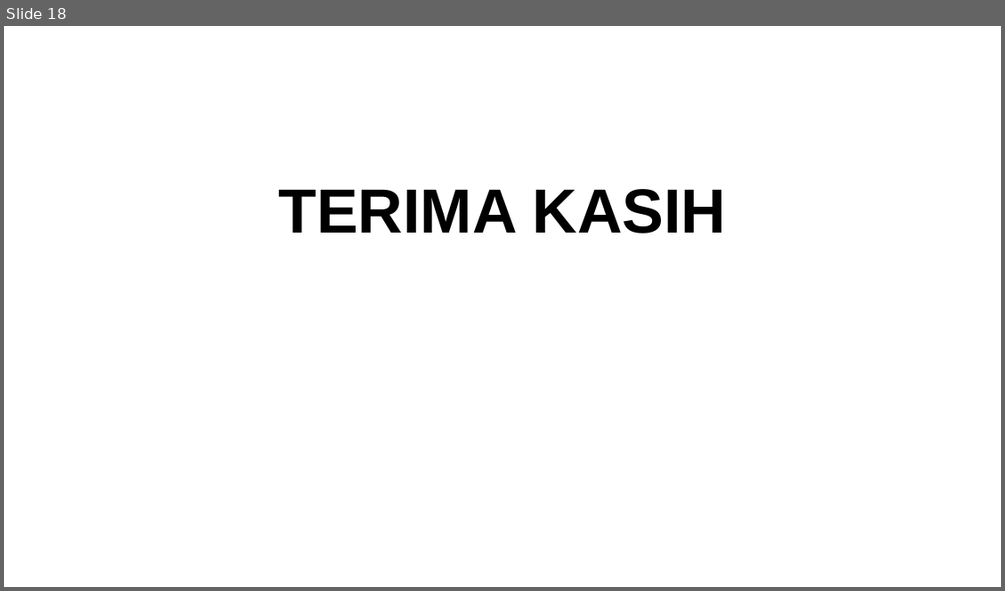
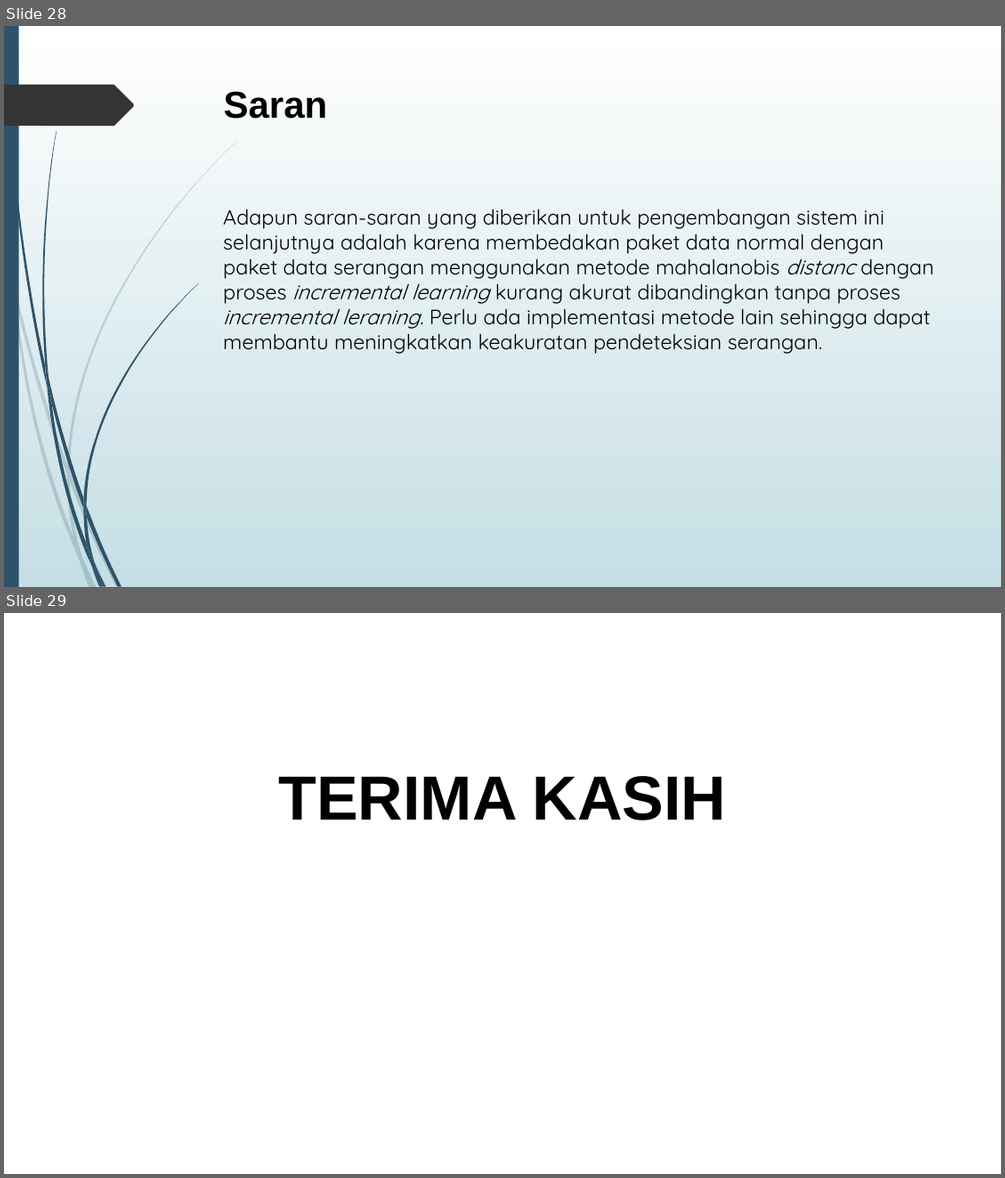
Before and after one commit to agus4171/TA-AJK, a slide deck: TA/5112100036-PPT.pptx. Shown one above the other, each under a label of ours: slide 18 before the commit, slides 28 and 29 after it. The pictures are 1005x591 and 1005x1178 pixels, drawn with LibreOffice and Linux fonts; fonts in the diff are those of the drawing. Boxes give left, top, right and bottom in pixels: in the first picture for what was removed or moved away, otherwise in the second. Text is boxed around its words. In the diff, an @@ line names an element or a change of style, - is before the commit and + after.

Commit message:
data yudisium

```diff
--- a/TA/5112100036-PPT.pptx
+++ b/TA/5112100036-PPT.pptx
@@ slide 28 added at (4,26,1001,587), background gradient #FFFFFF to #C5DEE5 @@
@@ rectangle added at (4,26,19,587), fill #2E5369 @@
@@ freeform shape added at (4,85,134,126), fill #353535 @@
@@ title added at (224,91,328,119), 36 pt, text #000000, bold @@
+Saran
@@ text added at (223,208,934,354), 20 pt, text #000000 @@
+Adapun saran-saran yang diberikan untuk pengembangan sistem ini selanjutnya adalah karena membedakan paket data normal dengan paket data serangan menggunakan metode mahalanobis distanc dengan proses incremental learning kurang akurat dibandingkan tanpa proses incremental leraning. Perlu ada implementasi metode lain sehingga dapat membantu meningkatkan keakuratan pendeteksian serangan.
@@ group added at (4,141,237,587): 10 freeform shapes @@
@@ group added at (7,26,198,587): 12 freeform shapes @@
@@ what was slide 18 is now slide 29 @@
```
Also in this commit, not shown: 12 slides changed, 17 other slides added, 1 slide removed, 2 other files.
